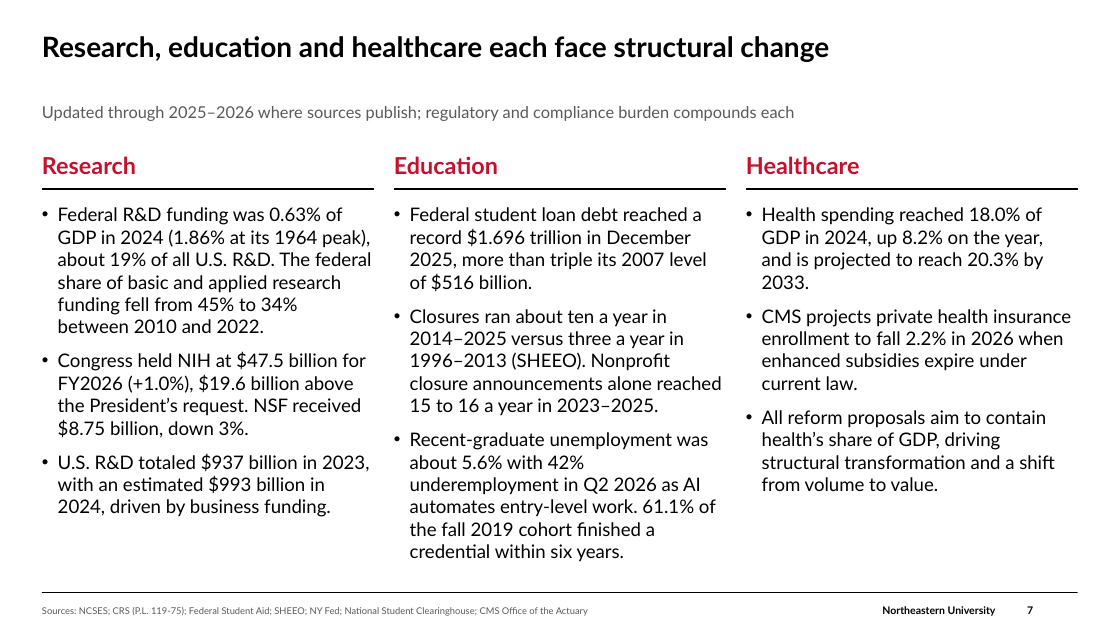
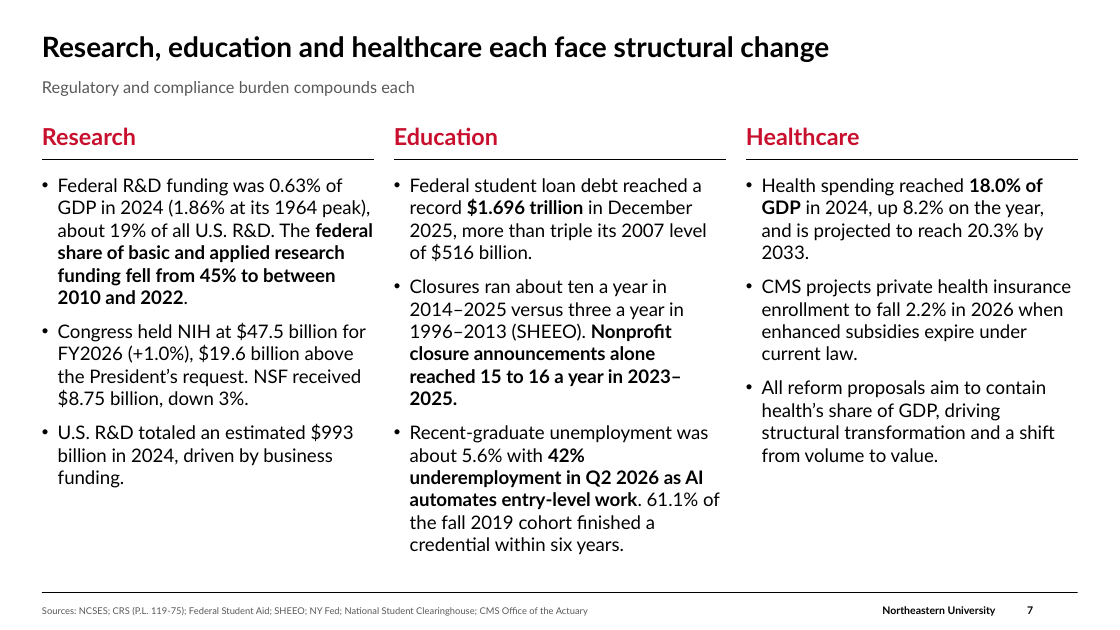
Before and after one commit to brettcsweet/Tonys-repo, a slide deck: slide 7 of GC_Financial_Update_2026-09-30.pptx. Drawn at 1120x630 pixels with LibreOffice and Linux fonts; fonts in the diff are those of the drawing; background and template pictures are left out. Boxes give left, top, right and bottom in pixels: in the first picture for what was removed or moved away, otherwise in the second. Text is boxed around its words. In the diff, an @@ line names an element or a change of style, - is before the commit and + after.

```diff
--- a/GC_Financial_Update_2026-09-30.pptx
+++ b/GC_Financial_Update_2026-09-30.pptx
@@ text at (x1=42, y1=81, x2=415, y2=96): text changed @@
-Updated through 2025–2026 where sources publish; regulatory and compliance burden compounds each
+Regulatory and compliance burden compounds each
@@ text "Federal R&D funding was 0.63% ..." moved from (x1=58, y1=207, x2=372, y2=517) to (x1=58, y1=178, x2=373, y2=488) @@
@@ text at (x1=58, y1=178, x2=373, y2=304): text changed @@
-• Federal R&D funding was 0.63% of GDP in 2024 (1.86% at its 1964 peak), about 19% of all U.S. R&D. The federal share of basic and applied research funding fell from 45% to 34% between 2010 and 2022.
+• Federal R&D funding was 0.63% of GDP in 2024 (1.86% at its 1964 peak), about 19% of all U.S. R&D. The federal share of basic and applied research funding fell from 45% to between 2010 and 2022.
@@ text "Federal student loan debt reached ..." moved from (x1=410, y1=207, x2=722, y2=562) to (x1=410, y1=178, x2=720, y2=555) @@
@@ text "Federal student loan debt reached ..." at (x1=410, y1=178, x2=720, y2=555): bold on in "$1.696 trillion", "Nonprofit closure announcements alone reached 15 to ...", "42% underemployment in Q2 2026 as AI ..." @@
@@ 3 texts, 3 lines moved together from (x1=42, y1=156, x2=1078, y2=189) to (x1=42, y1=127, x2=1078, y2=160) @@
@@ text "Health spending reached 18.0% of ..." moved from (x1=762, y1=207, x2=1071, y2=491) to (x1=762, y1=178, x2=1071, y2=462) @@
@@ text at (x1=762, y1=178, x2=1044, y2=259): bold on in "18.0% of GDP" @@
@@ text at (x1=58, y1=423, x2=354, y2=488): text changed @@
-• U.S. R&D totaled $937 billion in 2023, with an estimated $993 billion in 2024, driven by business funding.
+• U.S. R&D totaled an estimated $993 billion in 2024, driven by business funding.
```
Also in this commit, not shown: 23 other slides changed, 2 slides added.
